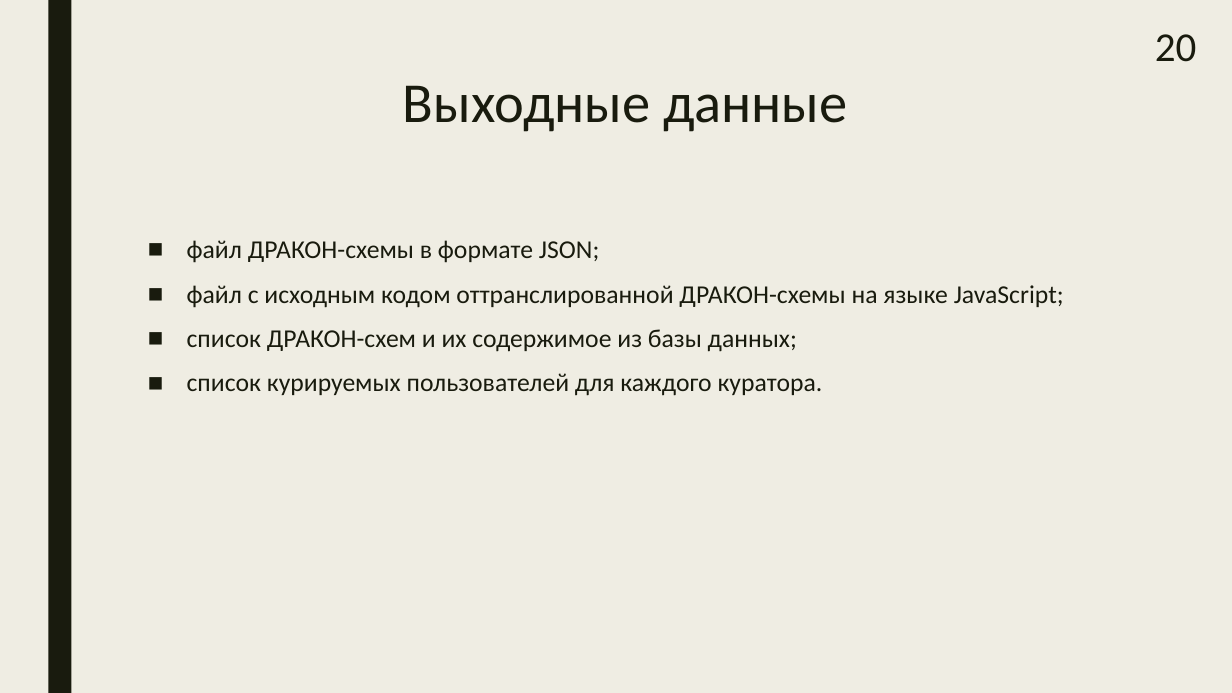
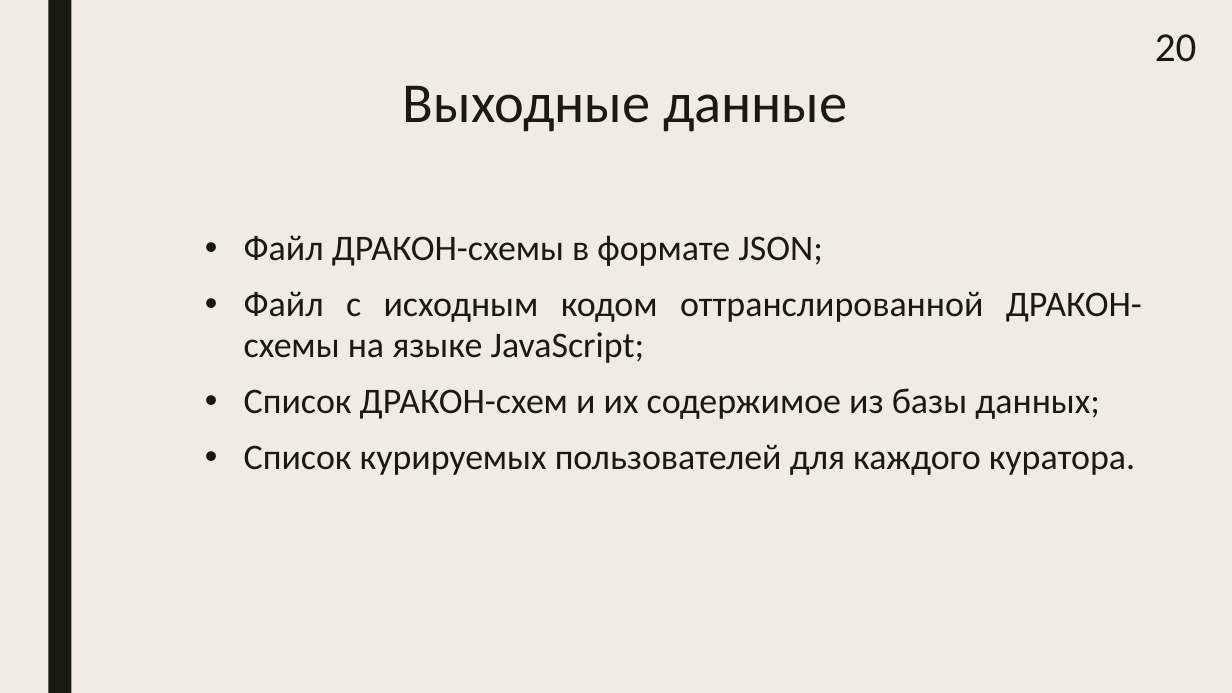
Before and after one commit to samarsky-canary/dragon, a slide deck: slide 20 of dizdocs/dipl_practise.pptx. Drawn at 1232x693 pixels with LibreOffice and Linux fonts; fonts in the diff are those of the drawing. Boxes give left, top, right and bottom in pixels: in the first picture for what was removed or moved away, otherwise in the second. Text is boxed around its words. In the diff, an @@ line names an element or a change of style, - is before the commit and + after.

```diff
--- a/dizdocs/dipl_practise.pptx
+++ b/dizdocs/dipl_practise.pptx
@@ text at [244,235,1142,475]: text changed; size 20 to 28 pt @@
-■ файл ДРАКОН-схемы в формате JSON;
-■ файл с исходным кодом оттранслированной ДРАКОН-схемы на языке JavaScript;
-■ список ДРАКОН-схем и их содержимое из базы данных;
-■ список курируемых пользователей для каждого куратора.
+• Файл ДРАКОН-схемы в формате JSON;
+• Файл с исходным кодом оттранслированной ДРАКОН-схемы на языке JavaScript;
+• Список ДРАКОН-схем и их содержимое из базы данных;
+• Список курируемых пользователей для каждого куратора.
```
Also in this commit, not shown: 15 other slides changed, 8 other files.
